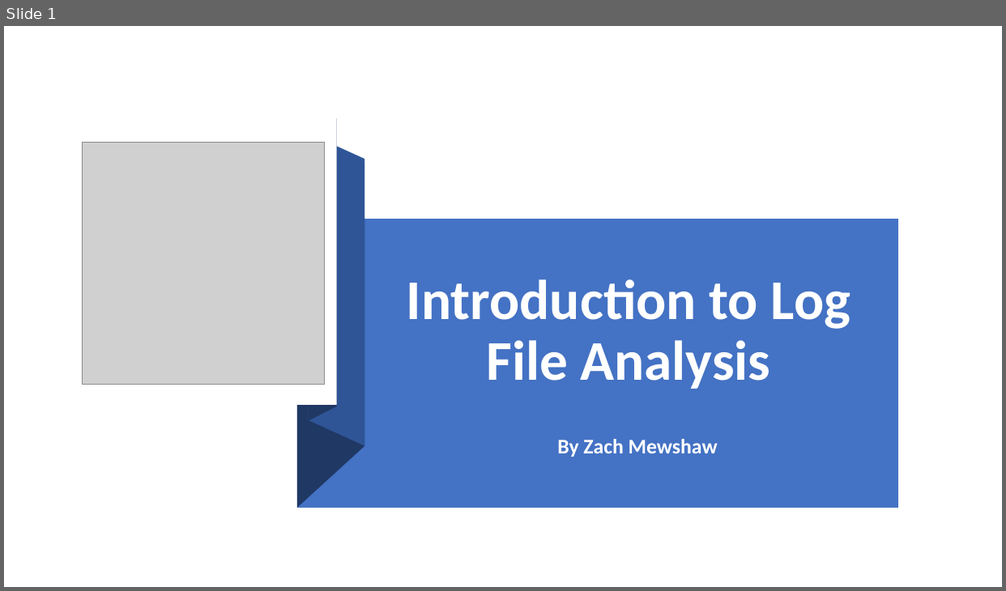
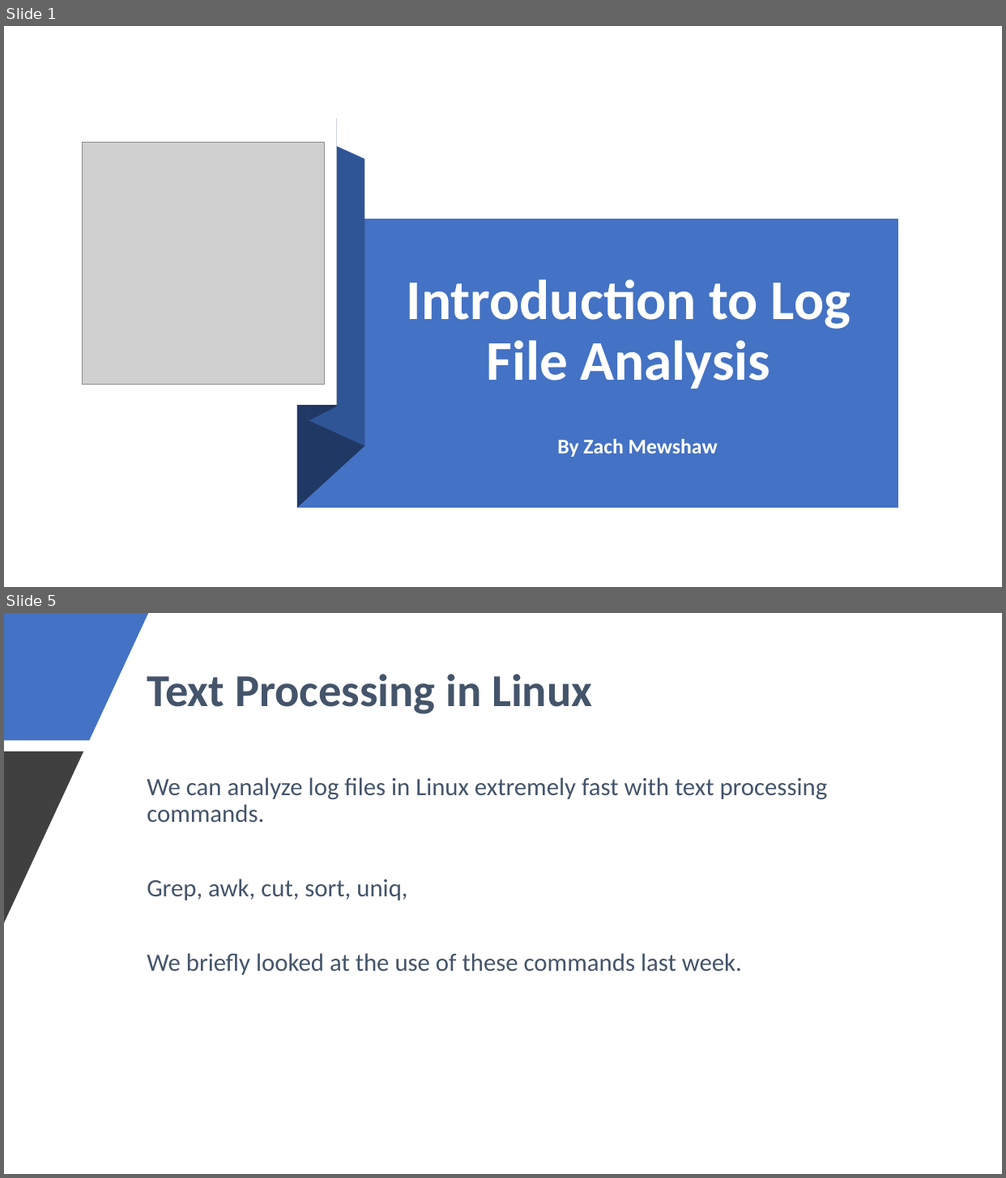
Before and after one commit to zmewshaw/cyber, a slide deck: ctf/mason/Introduction to Log File Analysis.pptx. Shown one above the other, each under a label of ours: slide 1 before the commit, slides 1 and 5 after it; the slides between them are not shown. The pictures are 1006x591 and 1006x1178 pixels, drawn with LibreOffice and Linux fonts; fonts in the diff are those of the drawing; grey boxes stand for pictures. Boxes give left, top, right and bottom in pixels: in the first picture for what was removed or moved away, otherwise in the second. Text is boxed around its words. In the diff, an @@ line names an element or a change of style, - is before the commit and + after.

```diff
--- a/ctf/mason/Introduction to Log File Analysis.pptx
+++ b/ctf/mason/Introduction to Log File Analysis.pptx
@@ slide 5 added at bbox=[4, 613, 1002, 1174], background #FFFFFF @@
@@ freeform shape added at bbox=[4, 613, 148, 740], fill #4472C4 @@
@@ title added at bbox=[147, 674, 592, 714], 44 pt, text #44546A, bold @@
+Text Processing in Linux
@@ freeform shape added at bbox=[4, 752, 83, 923], fill #404040 @@
@@ text added at bbox=[147, 777, 828, 975], 24 pt, text #44546A @@
+We can analyze log files in Linux extremely fast with text processing commands.
+Grep, awk, cut, sort, uniq,
+We briefly looked at the use of these commands last week.
```
Also in this commit, not shown: 1 slide changed, 13 other slides added.
